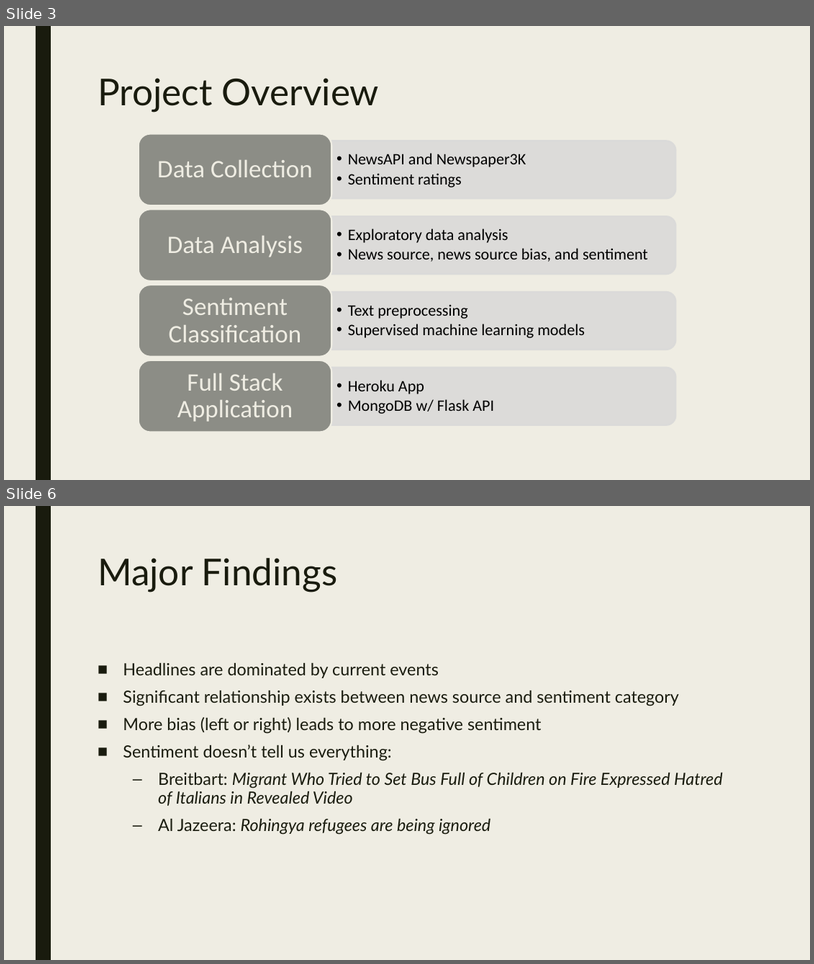
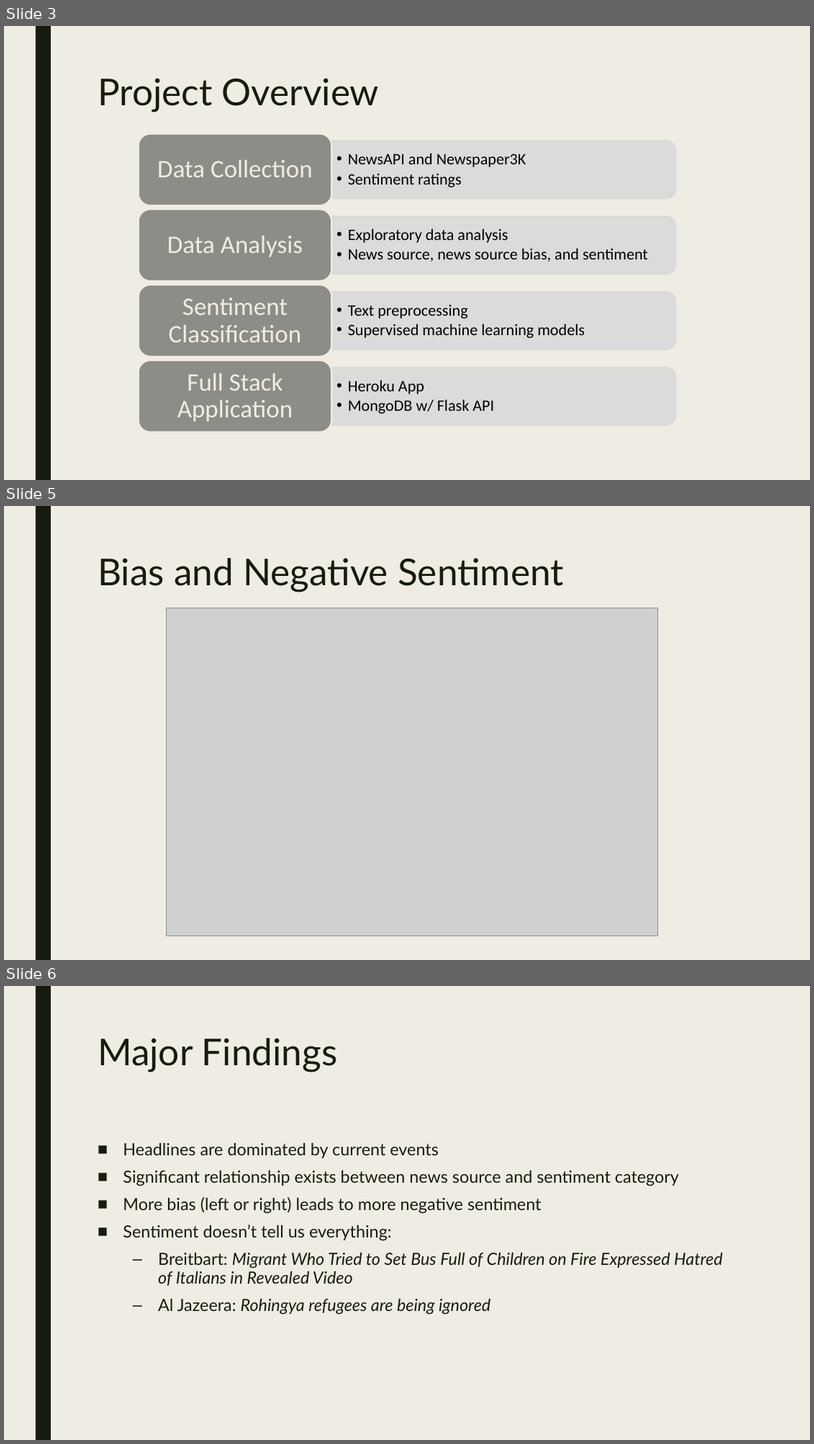
Before and after one commit to James-Ashley/sentiment-analysis-dashboard, a slide deck: demo_day_deck.pptx. Shown one above the other, each under a label of ours: slides 3 and 6 before the commit, slides 3, 5 and 6 after it; the slides between them are not shown. The pictures are 814x964 and 814x1444 pixels, drawn with LibreOffice and Linux fonts; fonts in the diff are those of the drawing; grey boxes stand for pictures. Boxes give left, top, right and bottom in pixels: in the first picture for what was removed or moved away, otherwise in the second. Text is boxed around its words. In the diff, an @@ line names an element or a change of style, - is before the commit and + after.

```diff
--- a/demo_day_deck.pptx
+++ b/demo_day_deck.pptx
@@ slide 5 added at (4,506,810,960), background #EFEDE3; not listed: 1 template element that a slide beside it also shows @@
@@ title added at (98,558,564,592), 44 pt, text #191B0E @@
+Bias and Negative Sentiment
@@ picture added at (167,608,658,936) @@
```
Also in this commit, not shown: 1 slide changed, 1 slide removed, 4 other files.
